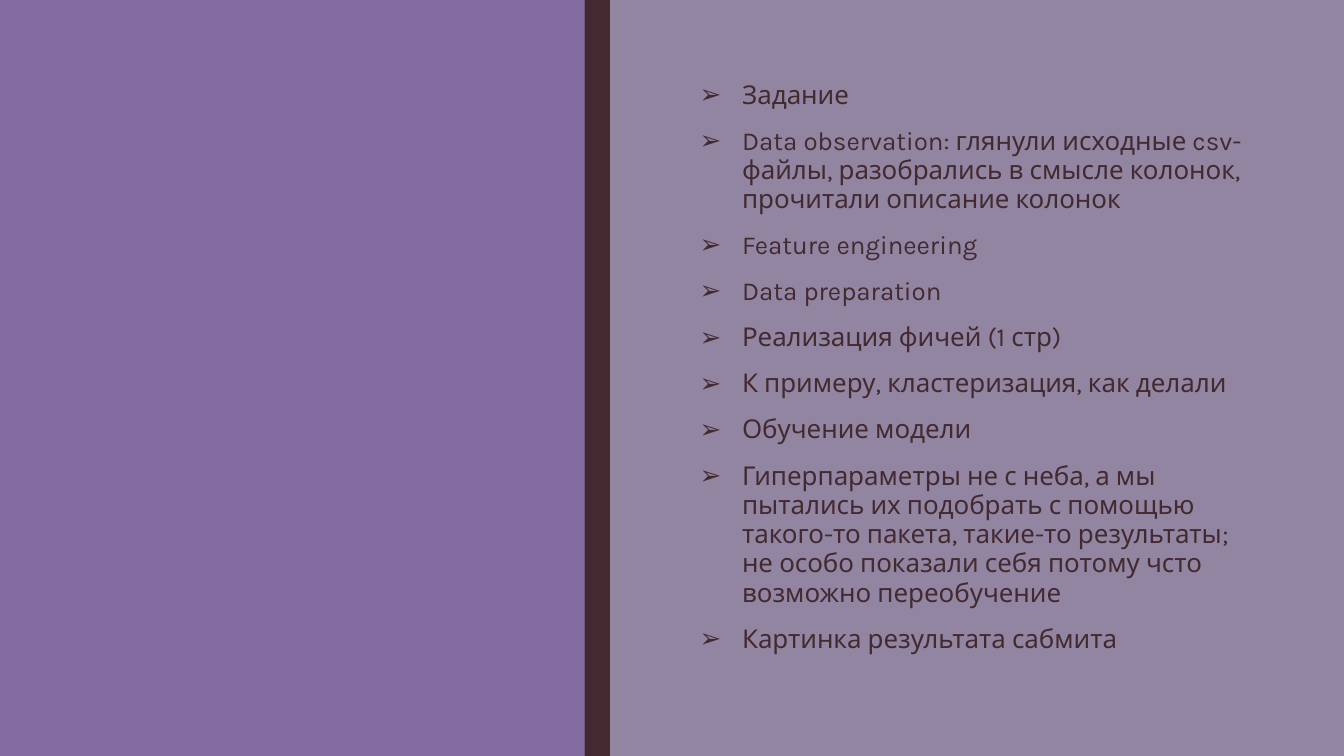
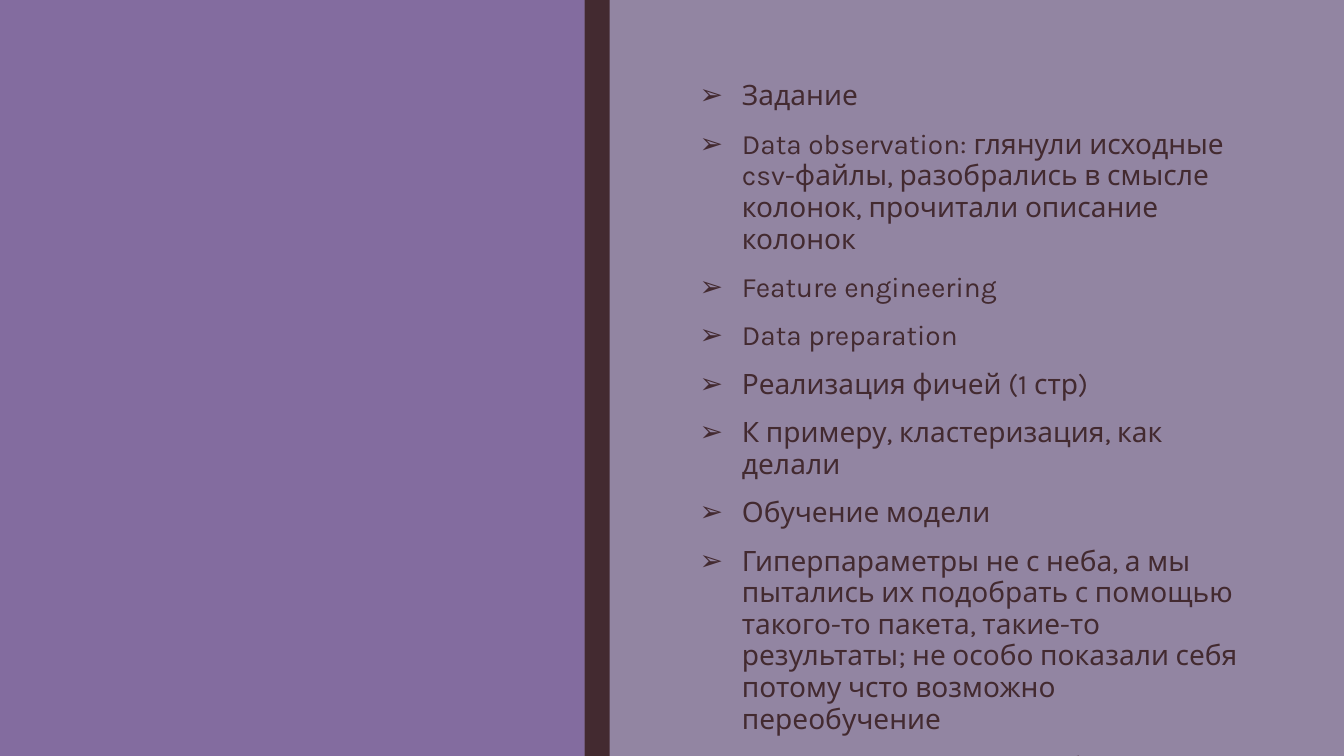
Before and after one commit to zumvanrin/DM_team_RIIID, a slide deck: slide 2 of Riid.pptx. Drawn at 1344x756 pixels with LibreOffice and Linux fonts; fonts in the diff are those of the drawing. Boxes give left, top, right and bottom in pixels: in the first picture for what was removed or moved away, otherwise in the second. Text is boxed around its words. In the diff, an @@ line names an element or a change of style, - is before the commit and + after.

```diff
--- a/Riid.pptx
+++ b/Riid.pptx
@@ text "Задание" at (x1=742, y1=85, x2=1238, y2=736): size 18.5 to 20 pt @@
```
Also in this commit, not shown: 5 other slides changed.
